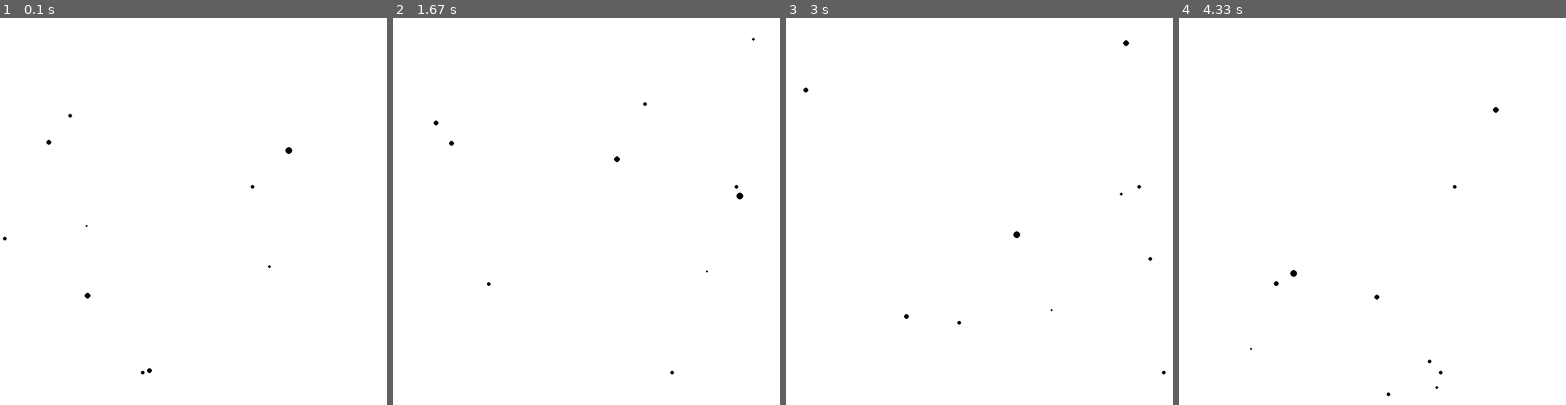
Above: before the commit, frames 1-4 (left to right).
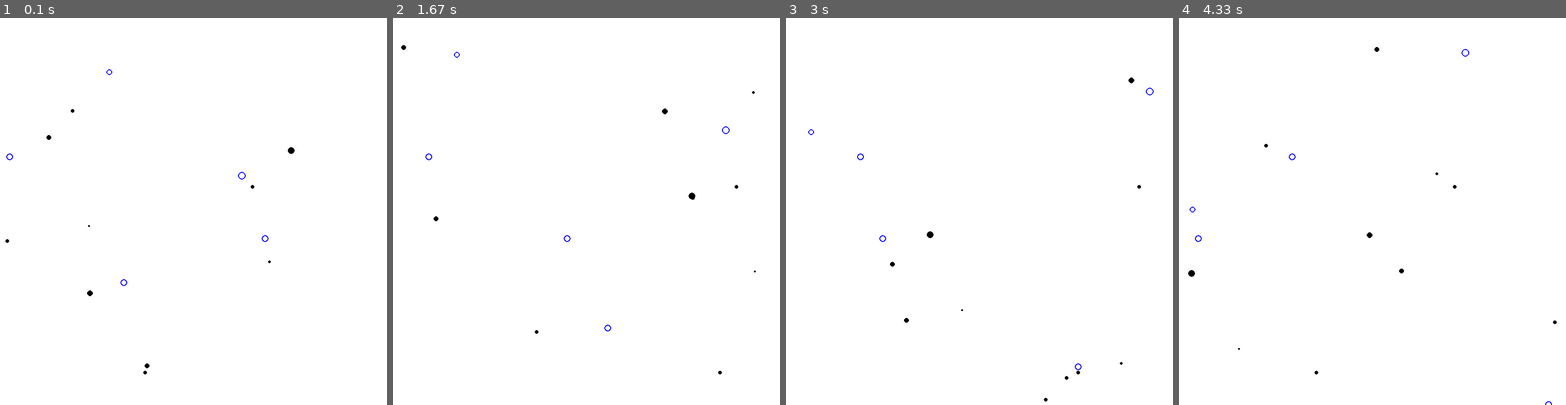
Above: after the commit, the same moments.

Repository: dgibson314/pygame
Game: pygame game, started from world.py
Same seed, same stepped clock (60 frames per second), same inputs: the game is played once before the commit and once after it.
Inputs:
- Up to frame 1 (0.1 s): no input
- Up to frame 2 (1.67 s): no input
- Up to frame 3 (3 s): no input
- Up to frame 4 (4.33 s): no input

The runs differ from the first frame. In frame 1, 0.2% of the frame differs, in the area x 0-77%, y 13-93%; in frame 2, 0.2%; in frame 3, 0.2%, in the area x 4-99%, y 5-100%; in frame 4, 0.2%.

Commit message:
Added Shell class

Diff:
--- a/world.py
+++ b/world.py
@@ -5,9 +5,12 @@
 
 
 BLACK = (0, 0, 0)
-BACKGROUND = (255, 255, 255)
+BLUE = (0, 0, 255)
+WHITE = (255, 255, 255)
+
 SCREEN_SIZE = (800, 800)
 NUM_PARTICLES = 10
+NUM_SHELLS = 5
 
 
 class State():
@@ -16,6 +19,10 @@
         self.y_pos = y_pos
         self.vx = vx
         self.vy = vy
+
+    def __repr__(self):
+        return 'x:{x} y:{y} vx:{vx} vy:{vy}'.format(
+                x=self.x_pos, y=self.y_pos, vx=self.vx, vy=self.vy)
 
 
 class Particle():
@@ -54,6 +61,16 @@
         return dy > height or dy < 0
 
 
+class Shell(Particle):
+    def __init__(self, state, radius, thickness, color=BLUE):
+        Particle.__init__(self, state, radius, color)
+        self.thickness = thickness
+
+    def draw(self):
+        pos = (self.state.x_pos, self.state.y_pos)
+        pygame.draw.circle(self.screen, self.color, pos, self.radius, self.thickness)
+
+
 def main():
     pygame.init()
     screen = pygame.display.set_mode(SCREEN_SIZE)
@@ -61,23 +78,33 @@
     # Create the background
     background = pygame.Surface(screen.get_size())
     background = background.convert()
-    background.fill(BACKGROUND)
+    background.fill(WHITE)
 
     # Display the background
     screen.blit(background, (0, 0))
     pygame.display.flip()
 
-    # Add particles
+    # Add particles and shells
     particles = []
+    shells = []
 
     for i in range(0, NUM_PARTICLES):
         rand_state = State(
             random.randint(0, screen.get_width()),
             random.randint(0, screen.get_height()),
-            random.randint(-5, 5),
-            random.randint(-5, 5))
+            random.randint(-7, 7),
+            random.randint(-7, 7))
         rand_radius = random.randint(2, 7)
         particles.append(Particle(rand_state, rand_radius))
+
+    for i in range(0, NUM_SHELLS):
+        rand_state = State(
+            random.randint(0, screen.get_width()),
+            random.randint(0, screen.get_height()),
+            random.randint(-2, 2),
+            random.randint(-2, 2))
+        rand_radius = random.randint(5, 9)
+        shells.append(Shell(rand_state, rand_radius, 2))
 
     # Prepare display objects
     clock = pygame.time.Clock()
@@ -94,11 +121,15 @@
         # Update particle positions
         for particle in particles:
             particle.update()
+        for shell in shells:
+            shell.update()
 
         # Draw everything
         screen.blit(background, (0, 0))
         for particle in particles:
             particle.draw()
+        for shell in shells:
+            shell.draw()
         pygame.display.flip()
 
 
